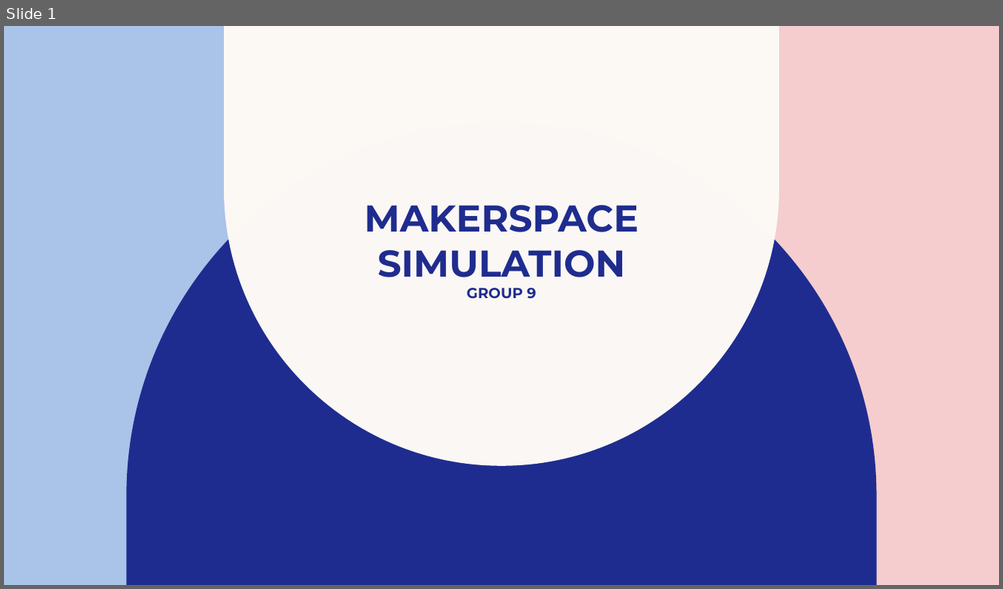
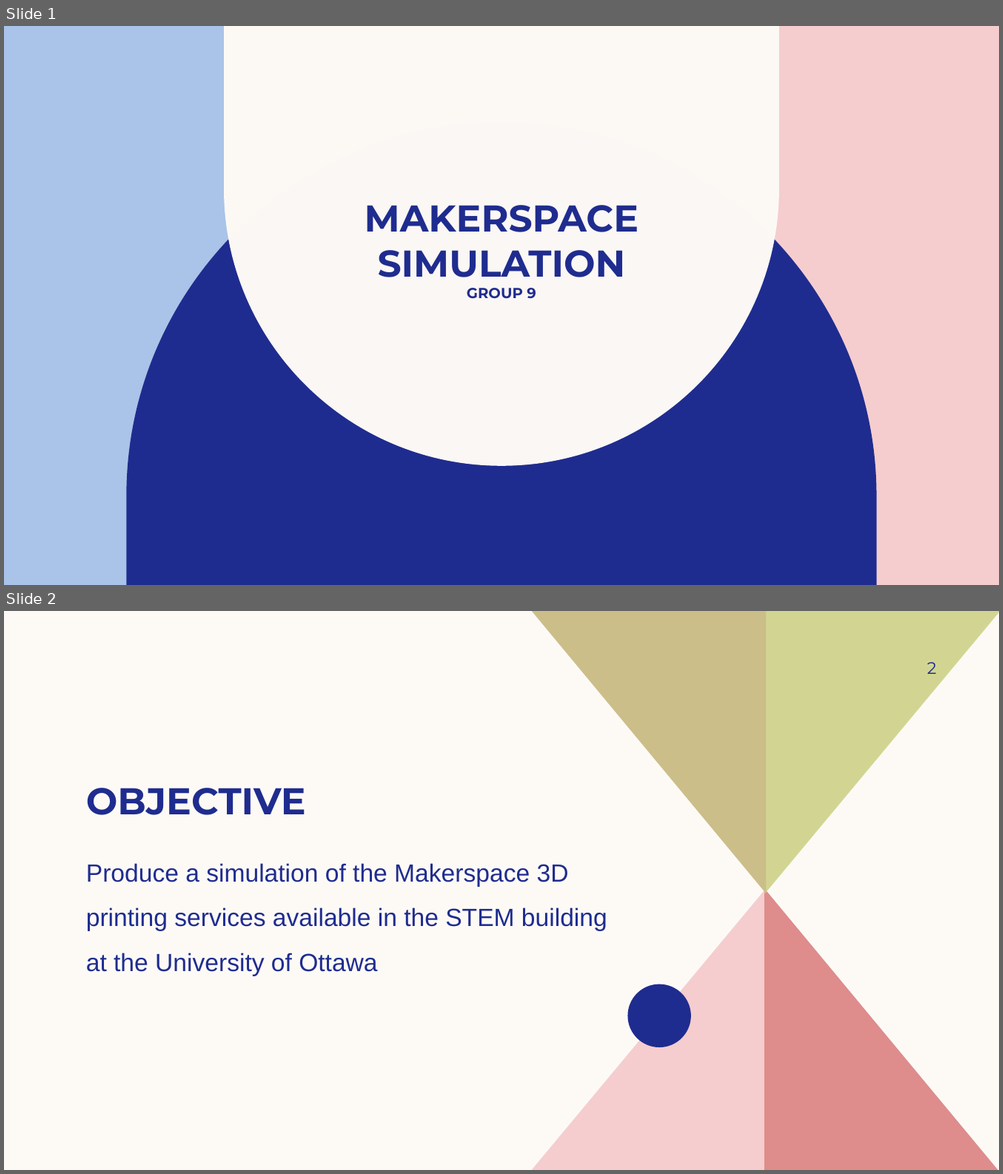
Before and after one commit to DanellSerik/Simulations_Project, a slide deck: Makerspace_Simulation.pptx. Shown one above the other, each under a label of ours: slide 1 before the commit, slides 1 and 2 after it. The pictures are 1003x589 and 1003x1174 pixels, drawn with LibreOffice and Linux fonts; fonts in the diff are those of the drawing. Boxes give left, top, right and bottom in pixels: in the first picture for what was removed or moved away, otherwise in the second. Text is boxed around its words. In the diff, an @@ line names an element or a change of style, - is before the commit and + after.

```diff
--- a/Makerspace_Simulation.pptx
+++ b/Makerspace_Simulation.pptx
@@ slide 2 added at (4, 611, 999, 1170), background #FDFAF6 @@
@@ freeform shape added at (532, 611, 765, 894), fill #CCBE89 @@
@@ freeform shape added at (764, 611, 999, 894), fill #D2D592 @@
@@ page number added at (927, 662, 936, 674), 16 pt, text #1F2C8F @@
+2
@@ title added at (86, 788, 306, 815), 36 pt, text #1F2C8F, bold @@
+OBJECTIVE
@@ text added at (86, 863, 607, 977), 24 pt, text #1F2C8F @@
+Produce a simulation of the Makerspace 3D printing services available in the STEM building at the University of Ottawa
@@ freeform shape added at (531, 889, 765, 1170), fill #F5CDCE @@
@@ freeform shape added at (764, 889, 999, 1170), fill #DE8C8C @@
@@ freeform shape added at (628, 985, 691, 1048), fill #1F2C8F @@
```
Also in this commit, not shown: 2 other slides added, 12 slides removed.
